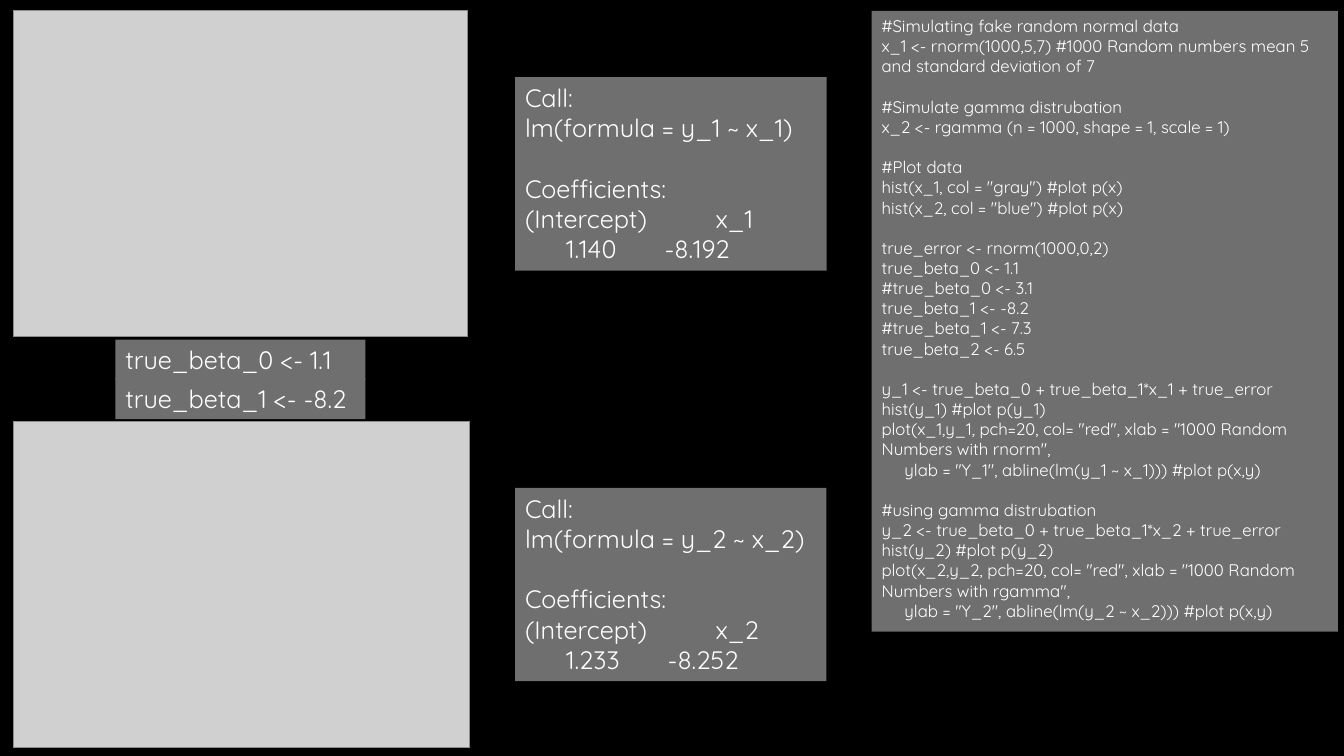
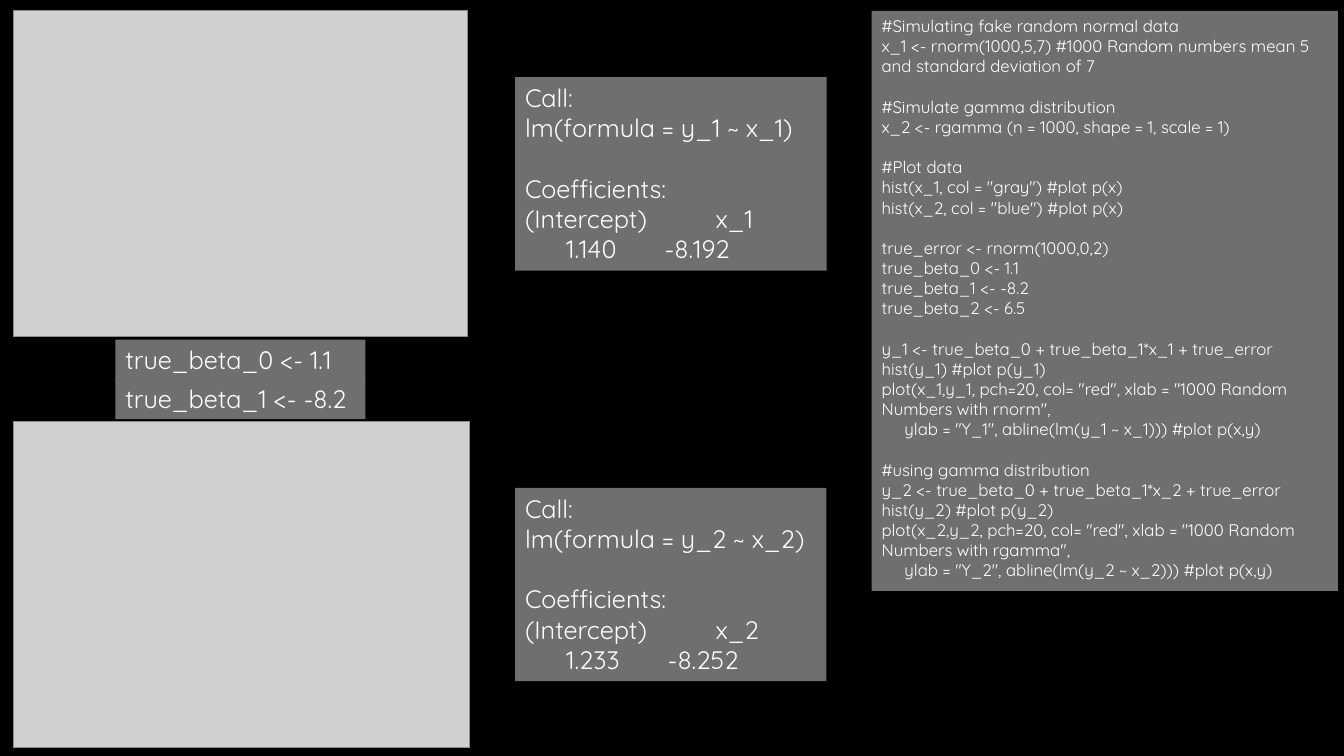
Before and after one commit to cmadding/MSDS6306, a slide deck: slide 1 of Unit 9/LiveClassWork.pptx. Drawn at 1344x756 pixels with LibreOffice and Linux fonts; fonts in the diff are those of the drawing; grey boxes stand for pictures; background and template pictures are left out. Boxes give left, top, right and bottom in pixels: in the first picture for what was removed or moved away, otherwise in the second. Text is boxed around its words. In the diff, an @@ line names an element or a change of style, - is before the commit and + after.

```diff
--- a/Unit 9/LiveClassWork.pptx
+++ b/Unit 9/LiveClassWork.pptx
@@ rectangle "#Simulating fake random normal data": place and size @@
-rectangle "#Simulating fake random normal data" at [872, 11, 1338, 632]
+rectangle "#Simulating fake random normal data" at [872, 11, 1338, 592]
@@ text in rectangle at [882, 101, 1116, 117]: text changed @@
-#Simulate gamma distrubation
+#Simulate gamma distribution
@@ text in rectangle at [882, 282, 1033, 297]: paragraph removed @@
-#true_beta_0 <- 3.1
@@ text in rectangle at [882, 322, 1031, 337]: paragraph removed @@
-#true_beta_1 <- 7.3
@@ text in rectangle at [882, 464, 1090, 480]: text changed @@
-#using gamma distrubation
+#using gamma distribution
```
Also in this commit, not shown: 1 other slide changed, 6 other files.
